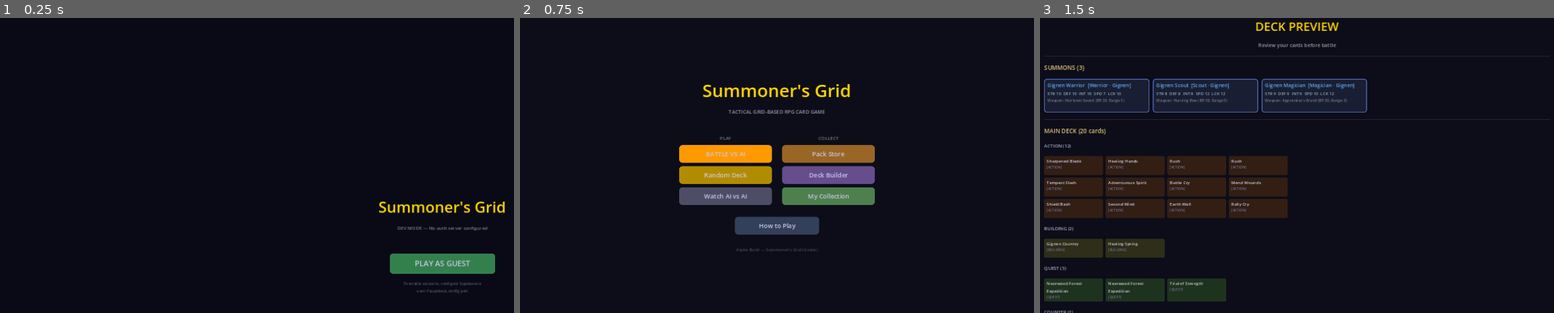
Above: before the commit, frames 1-3 (left to right).
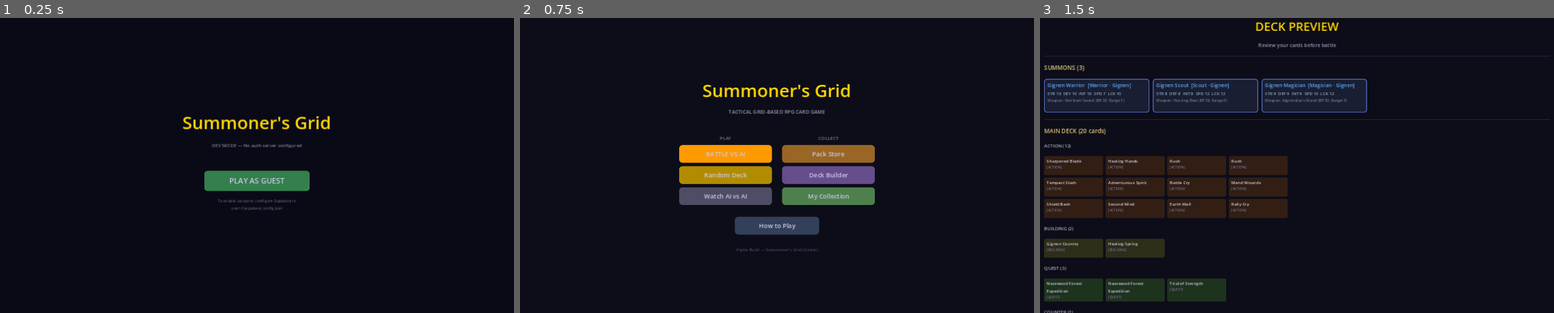
Above: after the commit, the same moments.

Repository: look-itsaxiom/summoners-grid
Game: Godot game, scene res://scenes/login.tscn
The game is run twice, just before and just after one commit, with the same random seed, the same clock (stepped at 60 frames per second) and the same inputs.
Inputs:
- Up to frame 1 (0.25 s): no input
- Up to frame 2 (0.75 s): click "PLAY AS GUEST" at 0.5 s
- Up to frame 3 (1.5 s): click "BATTLE VS AI" at 1.25 s

The runs differ from the first frame. In frame 1, 4.4% of the frame differs, in the area x 35-99%, y 33-94%; in frame 2, nothing differs; in frame 3, nothing differs.

Commit message:
fix: center login screen layout
Verified: centered, PLAY AS GUEST → menu works.

Co-Authored-By: Claude Opus 4.6 (1M context) <noreply@anthropic.com>

Diff:
--- a/godot/scripts/ui/login_screen.gd
+++ b/godot/scripts/ui/login_screen.gd
@@ -34,19 +34,20 @@
 	bg.set_anchors_preset(Control.PRESET_FULL_RECT)
 	add_child(bg)
 
+	var margin := MarginContainer.new()
+	margin.set_anchors_preset(Control.PRESET_FULL_RECT)
+	add_child(margin)
+
 	var center := VBoxContainer.new()
-	center.set_anchors_preset(Control.PRESET_CENTER)
-	center.grow_horizontal = Control.GROW_DIRECTION_BOTH
-	center.grow_vertical = Control.GROW_DIRECTION_BOTH
-	center.custom_minimum_size = Vector2(400, 300)
-	center.position = Vector2(440, 200)
 	center.add_theme_constant_override("separation", 16)
 	center.alignment = BoxContainer.ALIGNMENT_CENTER
-	add_child(center)
+	center.size_flags_vertical = Control.SIZE_EXPAND_FILL
+	center.size_flags_horizontal = Control.SIZE_EXPAND_FILL
+	margin.add_child(center)
 
 	var title := Label.new()
 	title.text = "Summoner's Grid"
-	title.add_theme_font_size_override("font_size", 36)
+	title.add_theme_font_size_override("font_size", 42)
 	title.add_theme_color_override("font_color", GOLD)
 	title.horizontal_alignment = HORIZONTAL_ALIGNMENT_CENTER
 	center.add_child(title)
@@ -96,15 +97,16 @@
 	bg.set_anchors_preset(Control.PRESET_FULL_RECT)
 	add_child(bg)
 
+	var login_margin := MarginContainer.new()
+	login_margin.set_anchors_preset(Control.PRESET_FULL_RECT)
+	add_child(login_margin)
+
 	var center := VBoxContainer.new()
-	center.set_anchors_preset(Control.PRESET_CENTER)
-	center.grow_horizontal = Control.GROW_DIRECTION_BOTH
-	center.grow_vertical = Control.GROW_DIRECTION_BOTH
-	center.custom_minimum_size = Vector2(400, 400)
-	center.position = Vector2(440, 150)
 	center.add_theme_constant_override("separation", 12)
 	center.alignment = BoxContainer.ALIGNMENT_CENTER
-	add_child(center)
+	center.size_flags_vertical = Control.SIZE_EXPAND_FILL
+	center.size_flags_horizontal = Control.SIZE_EXPAND_FILL
+	login_margin.add_child(center)
 
 	var title := Label.new()
 	title.text = "Summoner's Grid"
